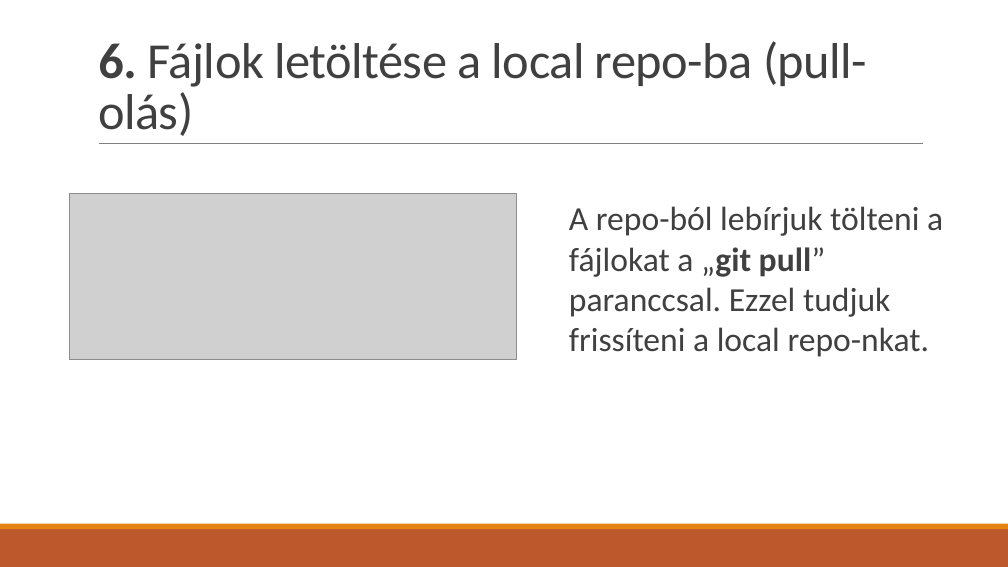
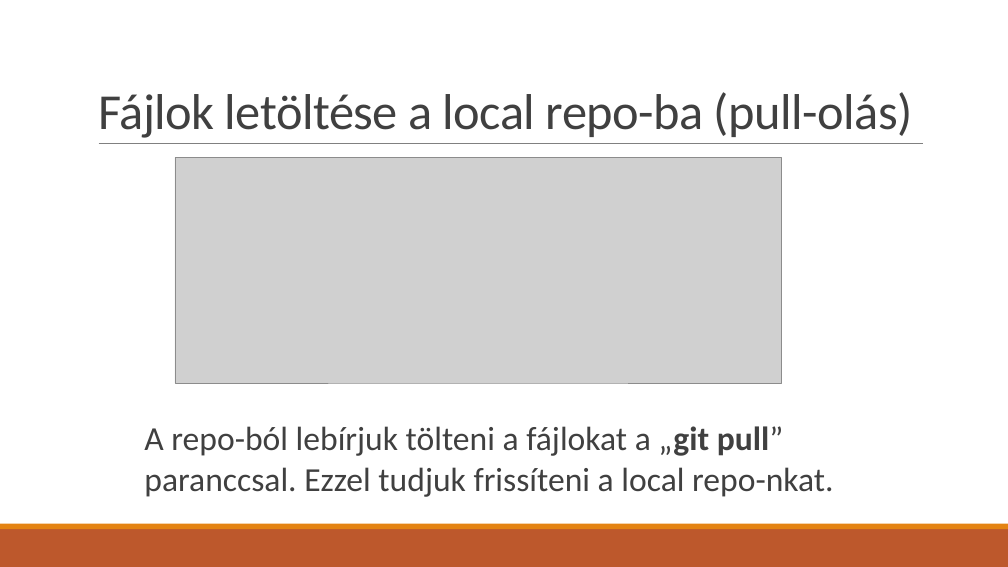
Before and after one commit to BognarBalint/Ikt_Projektmunka_2024-2025_Bogn-r_Roli_Kimi, a slide deck: slide 11 of Git_használat.pptx (slide 9 before the commit). Drawn at 1008x567 pixels with LibreOffice and Linux fonts; fonts in the diff are those of the drawing; grey boxes stand for pictures. Boxes give left, top, right and bottom in pixels: in the first picture for what was removed or moved away, otherwise in the second. Text is boxed around its words. In the diff, an @@ line names an element or a change of style, - is before the commit and + after.

```diff
--- a/Git_használat.pptx
+++ b/Git_használat.pptx
@@ title at bbox=[98, 92, 913, 138]: text changed @@
-6. Fájlok letöltése a local repo-ba (pull-olás)
+Fájlok letöltése a local repo-ba (pull-olás)
@@ picture: place and size @@
-picture at bbox=[70, 194, 517, 360]
+picture at bbox=[175, 158, 781, 383]
@@ text "A repo-ból lebírjuk tölteni a ..." rewrapped from bbox=[569, 206, 943, 357] to bbox=[144, 426, 834, 497] @@
```
Also in this commit, not shown: 8 other slides changed, 2 slides added.
